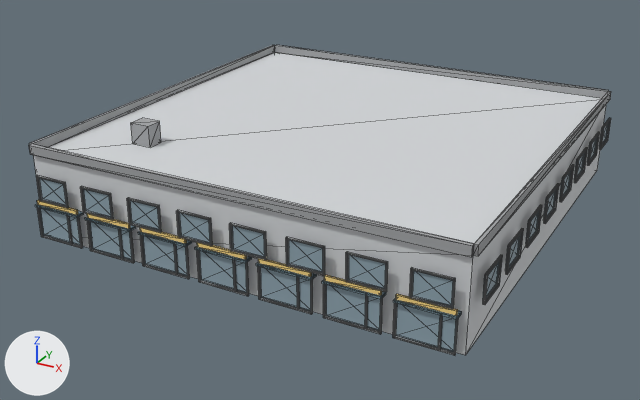
Two versions of the glTF model public/buildings/commercial_4x4_a.glb, one commit apart.
The view is the same before and after, from a 50 mm camera at (43.1, -39.0, 26.7) aimed at (14.4, 13.1, 0.6). The axes (+X, +Y, +Z) are drawn at lower left. The lights are the same throughout. The older version comes first. Mesh edges are drawn as thin lines. Vertices at exactly the same position are counted once.

Before the edit, the objects in view are built like this:
```python
mat_commercial_4x4_a_awning = principled_material('commercial_4x4_a_awning')
mat_commercial_4x4_a_awning.base_color = (0.18, 0.28, 0.34)  # greyish blue #76909e
mat_commercial_4x4_a_awning.roughness = 0.85
mat_commercial_4x4_a_trim = principled_material('commercial_4x4_a_trim')
mat_commercial_4x4_a_trim.base_color = (0.363, 0.374, 0.385)  # grey #a2a5a7
mat_commercial_4x4_a_trim.roughness = 0.85
mat_commercial_4x4_a_wall = principled_material('commercial_4x4_a_wall')
mat_commercial_4x4_a_wall.base_color = (0.66, 0.68, 0.7)  # light grey #d4d7da
mat_commercial_4x4_a_wall.roughness = 0.85
me_commercial_4x4_a_0 = bpy.data.meshes.new('commercial_4x4_a_0')
me_commercial_4x4_a_0.from_pydata(...)  # 1764 vertices, 2664 faces; spans x -0.6..31.1, y -0.8..31.1, z 0.0..7.5
# faces by material slot: [12, 468, 2016, 84, 84]
me_commercial_4x4_a_0.materials.append(mat_commercial_4x4_a_wall)  # light grey #d4d7da
me_commercial_4x4_a_0.materials.append(mat_commercial_4x4_a_glass)  # greyish blue #90a6b1
me_commercial_4x4_a_0.materials.append(mat_commercial_4x4_a_trim)  # grey #a2a5a7
me_commercial_4x4_a_0.materials.append(mat_commercial_4x4_a_sign)  # yellow #f6d481
me_commercial_4x4_a_0.materials.append(mat_commercial_4x4_a_awning)  # greyish blue #76909e
ob_commercial_4x4_a_0 = bpy.data.objects.new('commercial_4x4_a_0', me_commercial_4x4_a_0)
ob_commercial_4x4_a_0.location = (0.0, 0.0, 0.0)
```
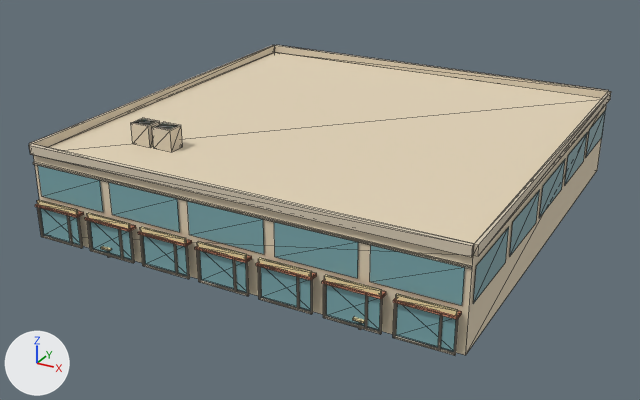
The change, as a diff of the scene's bpy script:
```diff
--- a/public/buildings/commercial_4x4_a.glb.py
+++ b/public/buildings/commercial_4x4_a.glb.py
@@ mat_commercial_4x4_a_wall @@
 mat_commercial_4x4_a_wall = principled_material('commercial_4x4_a_wall')
-mat_commercial_4x4_a_wall.base_color = (0.66, 0.68, 0.7)  # light grey #d4d7da
+mat_commercial_4x4_a_wall.base_color = (0.77, 0.66, 0.48)  # beige #e3d4b8
 mat_commercial_4x4_a_wall.roughness = 0.85
@@ mat_commercial_4x4_a_trim @@
 mat_commercial_4x4_a_trim = principled_material('commercial_4x4_a_trim')
-mat_commercial_4x4_a_trim.base_color = (0.363, 0.374, 0.385)  # grey #a2a5a7
+mat_commercial_4x4_a_trim.base_color = (0.69, 0.6, 0.46)  # beige #d8cbb5
 mat_commercial_4x4_a_trim.roughness = 0.85
@@ mat_commercial_4x4_a_awning @@
 mat_commercial_4x4_a_awning = principled_material('commercial_4x4_a_awning')
-mat_commercial_4x4_a_awning.base_color = (0.18, 0.28, 0.34)  # greyish blue #76909e
+mat_commercial_4x4_a_awning.base_color = (0.66, 0.26, 0.15)  # beige #d48b6c
 mat_commercial_4x4_a_awning.roughness = 0.85
@@ me_commercial_4x4_a_0 @@
 # used by ob_commercial_4x4_a_0; location = (0.0, 0.0, 0.0)
-me_commercial_4x4_a_0.from_pydata(...)  # 1764 vertices, 2664 faces; spans x -0.6..31.1, y -0.8..31.1, z 0.0..7.5
+me_commercial_4x4_a_0.from_pydata(...)  # 628 vertices, 872 faces; spans x -0.2..30.8, y -0.8..30.8, z 0.0..7.5
+# me_commercial_4x4_a_0 part 1: a new loose piece, a box spanning x 0.0..30.5, y -0.1..0.0, z 5.25..5.38, in mat_commercial_4x4_a_trim (beige #d8cbb5)
+# me_commercial_4x4_a_0 part 2: a new loose piece, a box spanning x 6.4..7.9, y 4.6..5.8, z 6.0..7.5, in mat_commercial_4x4_a_trim (beige #d8cbb5)
+# me_commercial_4x4_a_0 part 3: a new loose piece, a box spanning x 24.05..24.75, y -0.68..-0.1, z 0.65..0.76, in mat_commercial_4x4_a_sign (beige #f0dda6)
+# me_commercial_4x4_a_0 part 4: 158 loose pieces with 1264 vertices, spanning x -0.6..31.1, y -0.6..31.1, z 2.9..4.7, are deleted
+# me_commercial_4x4_a_0 part 5
+# 16 vertices are removed from x 8.3..22.2, y -0.6..-0.5, z 2.9..3.0
+# 38 faces are deleted
+# 48 vertices are added at x -0.1..30.6, y -0.1..30.6, z 3.0..7.5
+# 40 new vertices lie (0.0, 0.0, 2.2) away from vertices in x -0.1..30.6, y -0.1..30.6, z 3.0
+# 44 new faces join them, mat_commercial_4x4_a_glass (cyan #7caaaf)
+# 14 new faces join them, mat_commercial_4x4_a_sign (beige #f0dda6)
+# other edits to the shape of me_commercial_4x4_a_0 do not show in these pictures
 me_commercial_4x4_a_0.materials.append(mat_commercial_4x4_a_wall)
```

Pixel boxes (x1, y1, x2, y2) of what changed, in the pictures (640 x 400 px):
'commercial_4x4_a_0', recoloured, reshaped (light grey to beige)
    both: (29, 45, 611, 355)
part 1 of me_commercial_4x4_a_0, added
    after: (33, 162, 473, 269)
part 2 of me_commercial_4x4_a_0, added (beige)
    after: (152, 122, 183, 152)
part 3 of me_commercial_4x4_a_0, added
    after: (353, 317, 365, 323)
part 4 of me_commercial_4x4_a_0, deleted
    before: (36, 118, 611, 309)
part 5 of me_commercial_4x4_a_0, reshaped
    before: (87, 213, 381, 291)
    after: (38, 110, 606, 305)
